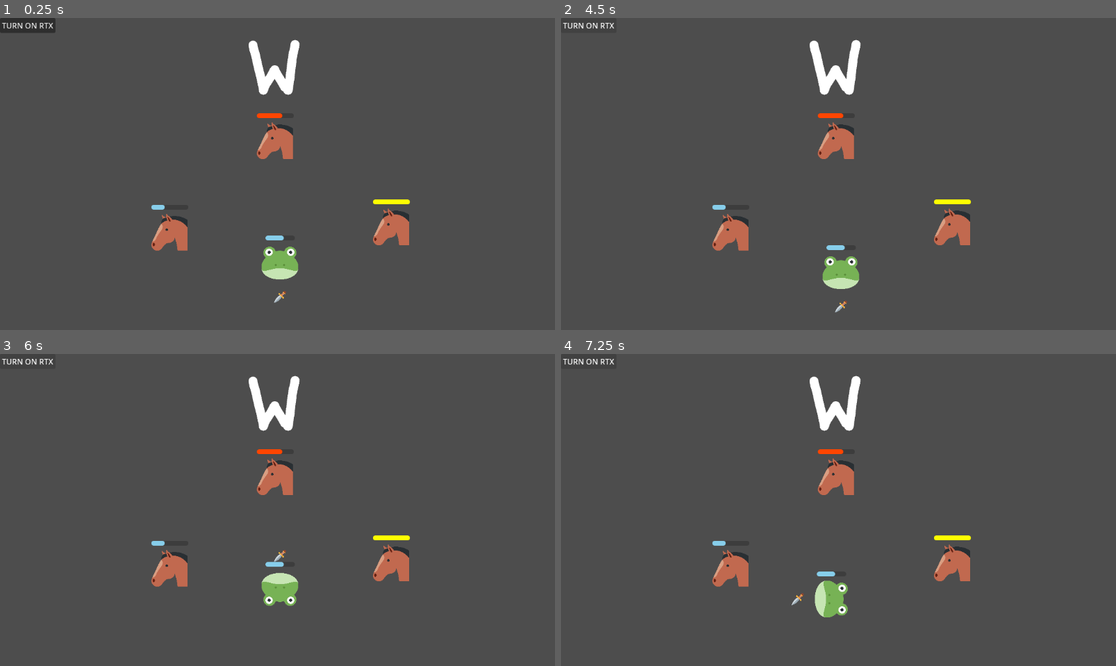
Above: before the commit, frames 1-4 (two rows, left to right).
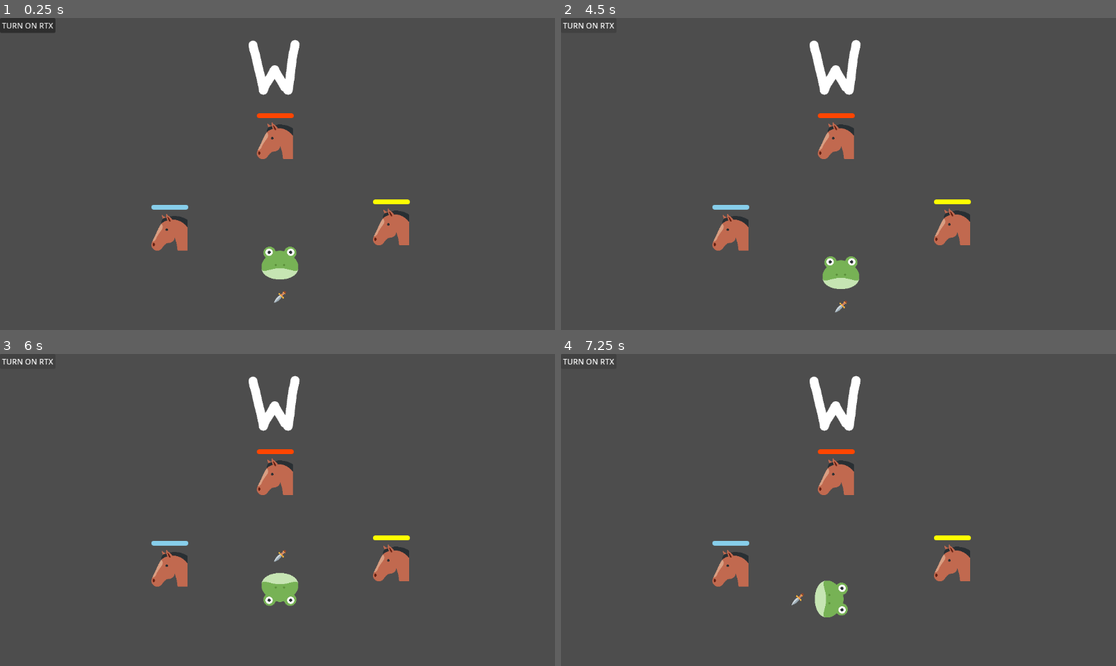
Above: after the commit, the same moments.

Repository: alexcavadora/alex-isaac-implementation
Game: Godot game, scene res://scenes/levels/main_scene.tscn
The game is run twice, just before and just after one commit, with the same random seed, the same clock (stepped at 60 frames per second) and the same inputs. Before the commit the project starts from res://scenes/main_scene.tscn.
Inputs:
- Up to frame 1 (0.25 s): no input
- Up to frame 2 (4.5 s): click "TURN ON RTX" at 0.5 s; click "TURN ON RTX" at 1.25 s; click "TURN ON RTX" at 2 s; tap Enter at 2.75 s; tap A (a_press) at 2.85 s; tap R (reset) at 3.5, 4.25 s; tap D (d_press) at 3.6 s; tap S (s_press) at 4.35 s
- Up to frame 3 (6 s): tap R (reset) at 5, 5.75 s; tap Space (throw) at 5.1 s; tap W (w_press) at 5.85 s
- Up to frame 4 (7.25 s): tap R (reset) at 6.5 s; tap A (a_press) at 6.6 s

The runs differ from the first frame. In frame 1, 0.2% of the frame differs, in the area x 29-53%, y 30-72%; in frame 2, 0.2%; in frame 3, 0.2%, in the area x 29-53%, y 30-69%; in frame 4, 0.2%.

Commit message:
Restructure scenes and update enemy color logic
Moved and renamed scene files for better organization, splitting enemies into color-specific scenes and relocating player, projectile, and object scenes. Updated references in scripts and scene files to match new paths. Improved documentation in README and clarified color indexing and flag logic. Updated main scene structure to use new enemy variants.

Diff:
--- a/project.godot
+++ b/project.godot
@@ -14,6 +14,18 @@
 run/main_scene="uid://c2jd5qrpsg4ch"
 config/features=PackedStringArray("4.4", "Forward Plus")
 config/icon="res://icon.svg"
+
+[file_customization]
+
+folder_colors={
+"res://resources/models/": "yellow",
+"res://resources/sprites/": "red",
+"res://scenes/characters/": "green",
+"res://scenes/components/": "gray",
+"res://scenes/levels/": "purple",
+"res://scenes/objects/": "orange",
+"res://scripts/": "gray"
+}
 
 [input]
 
--- /dev/null
+++ b/scenes/characters/color_enemy/blue_enemy.tscn
@@ -0,0 +1,54 @@
+[gd_scene load_steps=7 format=3 uid="uid://hw8f2a1cimd2"]
+
+[ext_resource type="Script" uid="uid://cbed5jh41q12y" path="res://scripts/characters/enemy.gd" id="1_teqkn"]
+[ext_resource type="PackedScene" uid="uid://csnaae5ardb3a" path="res://scenes/components/health_component.tscn" id="2_ykhcx"]
+[ext_resource type="Texture2D" uid="uid://4nhd36iisnkx" path="res://resources/sprites/entities/enemy.png" id="3_v1cql"]
+[ext_resource type="PackedScene" uid="uid://ctpib5py0hd2d" path="res://scenes/components/hurtbox_component.tscn" id="4_p7g30"]
+
+[sub_resource type="StyleBoxFlat" id="StyleBoxFlat_bsqqq"]
+content_margin_left = 2.0
+content_margin_top = 2.0
+content_margin_right = 2.0
+content_margin_bottom = 2.0
+bg_color = Color(1, 0, 0, 1)
+corner_radius_top_left = 6
+corner_radius_top_right = 6
+corner_radius_bottom_right = 6
+corner_radius_bottom_left = 6
+corner_detail = 6
+
+[sub_resource type="CircleShape2D" id="CircleShape2D_pe25n"]
+radius = 31.0161
+
+[node name="BlueEnemy" type="StaticBody2D"]
+script = ExtResource("1_teqkn")
+metadata/_custom_type_script = "uid://cbed5jh41q12y"
+
+[node name="HealthComponent" parent="." instance=ExtResource("2_ykhcx")]
+position = Vector2(0, -29)
+max_hp = 3.0
+hp = 3.0
+
+[node name="HealthBar" parent="HealthComponent" index="0"]
+offset_left = -37.0
+offset_top = -28.0
+offset_right = 40.0
+theme_override_styles/fill = SubResource("StyleBoxFlat_bsqqq")
+max_value = 3.0
+value = 3.0
+metadata/_edit_use_anchors_ = true
+
+[node name="Enemy" type="Sprite2D" parent="."]
+scale = Vector2(0.15, 0.15)
+texture = ExtResource("3_v1cql")
+
+[node name="HurtboxComponent" parent="." node_paths=PackedStringArray("health_comp") instance=ExtResource("4_p7g30")]
+health_comp = NodePath("../HealthComponent")
+can_get_hit = true
+
+[node name="PhysicsCollisionShape" type="CollisionShape2D" parent="."]
+position = Vector2(6, 5)
+shape = SubResource("CircleShape2D_pe25n")
+
+[editable path="HealthComponent"]
+[editable path="HurtboxComponent"]
--- a/scenes/enemy.tscn
+++ b/scenes/characters/color_enemy/enemy.tscn
@@ -35,20 +35,18 @@
 theme_override_styles/fill = SubResource("StyleBoxFlat_4ra3w")
 max_value = 3.0
 value = 3.0
+metadata/_edit_use_anchors_ = true
 
 [node name="Enemy" type="Sprite2D" parent="."]
 scale = Vector2(0.15, 0.15)
 texture = ExtResource("2_4ra3w")
 
 [node name="HurtboxComponent" parent="." node_paths=PackedStringArray("health_comp") instance=ExtResource("4_5uy6h")]
+position = Vector2(6, 4)
 health_comp = NodePath("../HealthComponent")
 can_get_hit = true
 
-[node name="CollisionShape2D" parent="HurtboxComponent" index="0"]
-position = Vector2(7, 5)
-debug_color = Color(0, 0.58835, 0.677189, 0.419608)
-
-[node name="CollisionShape2D" type="CollisionShape2D" parent="."]
+[node name="PhysicsCollisionShape" type="CollisionShape2D" parent="."]
 position = Vector2(6, 5)
 shape = SubResource("CircleShape2D_4ra3w")
 
--- /dev/null
+++ b/scenes/characters/color_enemy/red_enemy.tscn
@@ -0,0 +1,55 @@
+[gd_scene load_steps=7 format=3 uid="uid://dxsttixwcduro"]
+
+[ext_resource type="Script" uid="uid://cbed5jh41q12y" path="res://scripts/characters/enemy.gd" id="1_qqy3e"]
+[ext_resource type="PackedScene" uid="uid://csnaae5ardb3a" path="res://scenes/components/health_component.tscn" id="2_6e7mc"]
+[ext_resource type="Texture2D" uid="uid://4nhd36iisnkx" path="res://resources/sprites/entities/enemy.png" id="3_6f2xw"]
+[ext_resource type="PackedScene" uid="uid://ctpib5py0hd2d" path="res://scenes/components/hurtbox_component.tscn" id="4_mnkqy"]
+
+[sub_resource type="StyleBoxFlat" id="StyleBoxFlat_bsqqq"]
+content_margin_left = 2.0
+content_margin_top = 2.0
+content_margin_right = 2.0
+content_margin_bottom = 2.0
+bg_color = Color(1, 0, 0, 1)
+corner_radius_top_left = 6
+corner_radius_top_right = 6
+corner_radius_bottom_right = 6
+corner_radius_bottom_left = 6
+corner_detail = 6
+
+[sub_resource type="CircleShape2D" id="CircleShape2D_pe25n"]
+radius = 31.0161
+
+[node name="RedEnemy" type="StaticBody2D"]
+script = ExtResource("1_qqy3e")
+metadata/_custom_type_script = "uid://cbed5jh41q12y"
+
+[node name="HealthComponent" parent="." instance=ExtResource("2_6e7mc")]
+position = Vector2(0, -29)
+max_hp = 3.0
+hp = 3.0
+color_idx = 1
+
+[node name="HealthBar" parent="HealthComponent" index="0"]
+offset_left = -37.0
+offset_top = -28.0
+offset_right = 40.0
+theme_override_styles/fill = SubResource("StyleBoxFlat_bsqqq")
+max_value = 3.0
+value = 3.0
+metadata/_edit_use_anchors_ = true
+
+[node name="Enemy" type="Sprite2D" parent="."]
+scale = Vector2(0.15, 0.15)
+texture = ExtResource("3_6f2xw")
+
+[node name="HurtboxComponent" parent="." node_paths=PackedStringArray("health_comp") instance=ExtResource("4_mnkqy")]
+health_comp = NodePath("../HealthComponent")
+can_get_hit = true
+
+[node name="PhysicsCollisionShape" type="CollisionShape2D" parent="."]
+position = Vector2(6, 5)
+shape = SubResource("CircleShape2D_pe25n")
+
+[editable path="HealthComponent"]
+[editable path="HurtboxComponent"]
--- /dev/null
+++ b/scenes/characters/color_enemy/yellow_enemy.tscn
@@ -0,0 +1,55 @@
+[gd_scene load_steps=7 format=3 uid="uid://kj61xvi3fkf"]
+
+[ext_resource type="Script" uid="uid://cbed5jh41q12y" path="res://scripts/characters/enemy.gd" id="1_8ykkw"]
+[ext_resource type="PackedScene" uid="uid://csnaae5ardb3a" path="res://scenes/components/health_component.tscn" id="2_jc7ea"]
+[ext_resource type="Texture2D" uid="uid://4nhd36iisnkx" path="res://resources/sprites/entities/enemy.png" id="3_dpbhb"]
+[ext_resource type="PackedScene" uid="uid://ctpib5py0hd2d" path="res://scenes/components/hurtbox_component.tscn" id="4_d3ecd"]
+
+[sub_resource type="StyleBoxFlat" id="StyleBoxFlat_bsqqq"]
+content_margin_left = 2.0
+content_margin_top = 2.0
+content_margin_right = 2.0
+content_margin_bottom = 2.0
+bg_color = Color(1, 0, 0, 1)
+corner_radius_top_left = 6
+corner_radius_top_right = 6
+corner_radius_bottom_right = 6
+corner_radius_bottom_left = 6
+corner_detail = 6
+
+[sub_resource type="CircleShape2D" id="CircleShape2D_pe25n"]
+radius = 31.0161
+
+[node name="YellowEnemy" type="StaticBody2D"]
+script = ExtResource("1_8ykkw")
+metadata/_custom_type_script = "uid://cbed5jh41q12y"
+
+[node name="HealthComponent" parent="." instance=ExtResource("2_jc7ea")]
+position = Vector2(0, -29)
+max_hp = 3.0
+hp = 3.0
+color_idx = 2
+
+[node name="HealthBar" parent="HealthComponent" index="0"]
+offset_left = -37.0
+offset_top = -28.0
+offset_right = 40.0
+theme_override_styles/fill = SubResource("StyleBoxFlat_bsqqq")
+max_value = 3.0
+value = 3.0
+metadata/_edit_use_anchors_ = true
+
+[node name="Enemy" type="Sprite2D" parent="."]
+scale = Vector2(0.15, 0.15)
+texture = ExtResource("3_dpbhb")
+
+[node name="HurtboxComponent" parent="." node_paths=PackedStringArray("health_comp") instance=ExtResource("4_d3ecd")]
+health_comp = NodePath("../HealthComponent")
+can_get_hit = true
+
+[node name="PhysicsCollisionShape" type="CollisionShape2D" parent="."]
+position = Vector2(6, 5)
+shape = SubResource("CircleShape2D_pe25n")
+
+[editable path="HealthComponent"]
+[editable path="HurtboxComponent"]
--- a/scenes/player.tscn
+++ b/scenes/characters/player/player.tscn
@@ -13,7 +13,7 @@
 [node name="Player" type="CharacterBody2D"]
 script = ExtResource("1_g2els")
 
-[node name="CollisionShape" type="CollisionShape2D" parent="."]
+[node name="PhysicsShape" type="CollisionShape2D" parent="."]
 position = Vector2(-0.5, 0.5)
 shape = SubResource("RectangleShape2D_g2els")
 
@@ -22,6 +22,7 @@
 texture = ExtResource("1_3vyb7")
 
 [node name="HealthComponent" parent="." instance=ExtResource("3_dqkch")]
+visible = false
 position = Vector2(0, -62)
 max_hp = 5.0
 hp = 3.0
--- a/scenes/components/hurtbox_component.tscn
+++ b/scenes/components/hurtbox_component.tscn
@@ -8,7 +8,7 @@
 [node name="HurtboxComponent" type="Area2D"]
 script = ExtResource("1_trd8p")
 
-[node name="CollisionShape2D" type="CollisionShape2D" parent="."]
+[node name="AreaShape" type="CollisionShape2D" parent="."]
 shape = SubResource("CircleShape2D_5rxpd")
 debug_color = Color(0.840831, 0.000664974, 0.859728, 0.419608)
 
--- /dev/null
+++ b/scenes/levels/main_scene.tscn
@@ -0,0 +1,45 @@
+[gd_scene load_steps=8 format=3 uid="uid://c2jd5qrpsg4ch"]
+
+[ext_resource type="Script" uid="uid://c4w7hhk7qqjdu" path="res://scripts/scenes/main_scene.gd" id="1_gubc5"]
+[ext_resource type="PackedScene" uid="uid://dju236svsn53k" path="res://scenes/characters/player/player.tscn" id="2_pu3yx"]
+[ext_resource type="PackedScene" uid="uid://cpi8cj7ceqyaw" path="res://scenes/objects/flag.tscn" id="3_gubc5"]
+[ext_resource type="PackedScene" uid="uid://dxsttixwcduro" path="res://scenes/characters/color_enemy/red_enemy.tscn" id="4_fiowe"]
+[ext_resource type="PackedScene" uid="uid://kj61xvi3fkf" path="res://scenes/characters/color_enemy/yellow_enemy.tscn" id="5_quawd"]
+[ext_resource type="PackedScene" uid="uid://hw8f2a1cimd2" path="res://scenes/characters/color_enemy/blue_enemy.tscn" id="6_brv2t"]
+
+[sub_resource type="CircleShape2D" id="CircleShape2D_pu3yx"]
+radius = 56.3205
+
+[node name="MainScene" type="Node2D"]
+script = ExtResource("1_gubc5")
+
+[node name="Player" parent="." instance=ExtResource("2_pu3yx")]
+position = Vector2(581, 509)
+
+[node name="Flag" parent="." instance=ExtResource("3_gubc5")]
+position = Vector2(570, 103)
+
+[node name="Enemies" type="Node2D" parent="."]
+
+[node name="RedEnemy" parent="Enemies" instance=ExtResource("4_fiowe")]
+position = Vector2(570, 255)
+
+[node name="YellowEnemy" parent="Enemies" instance=ExtResource("5_quawd")]
+position = Vector2(811, 434)
+
+[node name="BlueEnemy" parent="Enemies" instance=ExtResource("6_brv2t")]
+position = Vector2(351, 445)
+
+[node name="Area2D" type="Area2D" parent="."]
+position = Vector2(575, 97)
+
+[node name="CollisionShape2D" type="CollisionShape2D" parent="Area2D"]
+shape = SubResource("CircleShape2D_pu3yx")
+
+[node name="RtxButton" type="Button" parent="."]
+offset_right = 8.0
+offset_bottom = 8.0
+text = "TURN ON RTX"
+
+[connection signal="color_queue_updated" from="Player" to="Flag" method="_on_color_queue_updated"]
+[connection signal="pressed" from="RtxButton" to="." method="_on_rtx_button_pressed"]
--- a/scenes/rtx_main_scene.tscn
+++ b/scenes/levels/rtx_main_scene.tscn
@@ -1,7 +1,7 @@
 [gd_scene load_steps=25 format=4 uid="uid://dnn6a8gyvc0t3"]
 
 [ext_resource type="Script" uid="uid://cs4iwlp3hntyw" path="res://scripts/scenes/rtx_main_scene.gd" id="1_2se6k"]
-[ext_resource type="PackedScene" uid="uid://c2jd5qrpsg4ch" path="res://scenes/main_scene.tscn" id="1_sydb3"]
+[ext_resource type="PackedScene" uid="uid://c2jd5qrpsg4ch" path="res://scenes/levels/main_scene.tscn" id="1_sydb3"]
 [ext_resource type="PackedScene" uid="uid://c06gkli5suc1b" path="res://resources/models/rock-flat-grass.fbx" id="2_3ef8q"]
 [ext_resource type="PackedScene" uid="uid://bwhhs1e1untsq" path="res://resources/models/grass-large.fbx" id="2_y00e6"]
 [ext_resource type="PackedScene" uid="uid://dar3judo37iqx" path="res://resources/models/rock-a.fbx" id="3_uafff"]
@@ -486,12 +486,3 @@
 [editable path="Sprite3D/SubViewport/MainScene"]
 [editable path="Sprite3D/SubViewport/MainScene/Player"]
 [editable path="Sprite3D/SubViewport/MainScene/Player/HealthComponent"]
-[editable path="Sprite3D/SubViewport/MainScene/Enemies/EnemyBlue"]
-[editable path="Sprite3D/SubViewport/MainScene/Enemies/EnemyBlue/HealthComponent"]
-[editable path="Sprite3D/SubViewport/MainScene/Enemies/EnemyBlue/HurtboxComponent"]
-[editable path="Sprite3D/SubViewport/MainScene/Enemies/EnemyRed"]
-[editable path="Sprite3D/SubViewport/MainScene/Enemies/EnemyRed/HealthComponent"]
-[editable path="Sprite3D/SubViewport/MainScene/Enemies/EnemyRed/HurtboxComponent"]
-[editable path="Sprite3D/SubViewport/MainScene/Enemies/EnemyYellow2"]
-[editable path="Sprite3D/SubViewport/MainScene/Enemies/EnemyYellow2/HealthComponent"]
-[editable path="Sprite3D/SubViewport/MainScene/Enemies/EnemyYellow2/HurtboxComponent"]
--- a/scenes/main_scene.tscn
+++ /dev/null
@@ -1,108 +0,0 @@
-[gd_scene load_steps=9 format=3 uid="uid://c2jd5qrpsg4ch"]
-
-[ext_resource type="PackedScene" uid="uid://db8dgcckifydm" path="res://scenes/enemy.tscn" id="1_7ykc4"]
-[ext_resource type="Script" uid="uid://c4w7hhk7qqjdu" path="res://scripts/scenes/main_scene.gd" id="1_gubc5"]
-[ext_resource type="PackedScene" uid="uid://dju236svsn53k" path="res://scenes/player.tscn" id="2_pu3yx"]
-[ext_resource type="PackedScene" uid="uid://cpi8cj7ceqyaw" path="res://scenes/flag.tscn" id="3_gubc5"]
-
-[sub_resource type="StyleBoxFlat" id="StyleBoxFlat_gubc5"]
-content_margin_left = 2.0
-content_margin_top = 2.0
-content_margin_right = 2.0
-content_margin_bottom = 2.0
-bg_color = Color(0, 0, 0, 1)
-corner_radius_top_left = 6
-corner_radius_top_right = 6
-corner_radius_bottom_right = 6
-corner_radius_bottom_left = 6
-corner_detail = 6
-
-[sub_resource type="StyleBoxFlat" id="StyleBoxFlat_7ykc4"]
-content_margin_left = 2.0
-content_margin_top = 2.0
-content_margin_right = 2.0
-content_margin_bottom = 2.0
-bg_color = Color(1, 1, 0, 1)
-corner_radius_top_left = 6
-corner_radius_top_right = 6
-corner_radius_bottom_right = 6
-corner_radius_bottom_left = 6
-corner_detail = 6
-
-[sub_resource type="StyleBoxFlat" id="StyleBoxFlat_pu3yx"]
-content_margin_left = 2.0
-content_margin_top = 2.0
-content_margin_right = 2.0
-content_margin_bottom = 2.0
-bg_color = Color(1, 0, 0, 1)
-corner_radius_top_left = 6
-corner_radius_top_right = 6
-corner_radius_bottom_right = 6
-corner_radius_bottom_left = 6
-corner_detail = 6
-
-[sub_resource type="CircleShape2D" id="CircleShape2D_pu3yx"]
-radius = 56.3205
-
-[node name="MainScene" type="Node2D"]
-script = ExtResource("1_gubc5")
-
-[node name="Player" parent="." instance=ExtResource("2_pu3yx")]
-position = Vector2(581, 509)
-
-[node name="Flag" parent="." instance=ExtResource("3_gubc5")]
-position = Vector2(570, 103)
-
-[node name="Enemies" type="Node2D" parent="."]
-
-[node name="EnemyBlue" parent="Enemies" instance=ExtResource("1_7ykc4")]
-position = Vector2(351, 445)
-
-[node name="HealthComponent" parent="Enemies/EnemyBlue" index="0"]
-hp = 1.0
-
-[node name="HealthBar" parent="Enemies/EnemyBlue/HealthComponent" index="0"]
-theme_override_styles/fill = SubResource("StyleBoxFlat_gubc5")
-
-[node name="EnemyRed" parent="Enemies" instance=ExtResource("1_7ykc4")]
-position = Vector2(570, 255)
-
-[node name="HealthComponent" parent="Enemies/EnemyRed" index="0"]
-hp = 2.0
-color_idx = 1
-
-[node name="HealthBar" parent="Enemies/EnemyRed/HealthComponent" index="0"]
-theme_override_styles/fill = SubResource("StyleBoxFlat_7ykc4")
-
-[node name="EnemyYellow2" parent="Enemies" instance=ExtResource("1_7ykc4")]
-position = Vector2(811, 434)
-
-[node name="HealthComponent" parent="Enemies/EnemyYellow2" index="0"]
-color_idx = 2
-
-[node name="HealthBar" parent="Enemies/EnemyYellow2/HealthComponent" index="0"]
-theme_override_styles/fill = SubResource("StyleBoxFlat_pu3yx")
-
-[node name="Area2D" type="Area2D" parent="."]
-position = Vector2(575, 97)
-
-[node name="CollisionShape2D" type="CollisionShape2D" parent="Area2D"]
-shape = SubResource("CircleShape2D_pu3yx")
-
-[node name="RtxButton" type="Button" parent="."]
-offset_right = 8.0
-offset_bottom = 8.0
-text = "TURN ON RTX"
-
-[connection signal="color_queue_updated" from="Player" to="Flag" method="_on_color_queue_updated"]
-[connection signal="pressed" from="RtxButton" to="." method="_on_rtx_button_pressed"]
-
-[editable path="Enemies/EnemyBlue"]
-[editable path="Enemies/EnemyBlue/HealthComponent"]
-[editable path="Enemies/EnemyBlue/HurtboxComponent"]
-[editable path="Enemies/EnemyRed"]
-[editable path="Enemies/EnemyRed/HealthComponent"]
-[editable path="Enemies/EnemyRed/HurtboxComponent"]
-[editable path="Enemies/EnemyYellow2"]
-[editable path="Enemies/EnemyYellow2/HealthComponent"]
-[editable path="Enemies/EnemyYellow2/HurtboxComponent"]
--- a/scenes/flag.tscn
+++ b/scenes/objects/flag.tscn
@@ -74,5 +74,5 @@
 [node name="Sprite2D" type="AnimatedSprite2D" parent="."]
 scale = Vector2(0.5, 0.5)
 sprite_frames = SubResource("SpriteFrames_py37q")
-animation = &"purple"
+animation = &"blue"
 autoplay = "white"
--- a/scenes/projectile.tscn
+++ /dev/null
@@ -1,23 +0,0 @@
-[gd_scene load_steps=4 format=3 uid="uid://cmwtogcklr0f0"]
-
-[ext_resource type="Script" uid="uid://m8wljx2lb04b" path="res://scripts/objects/projectile.gd" id="1_q3m7n"]
-[ext_resource type="Texture2D" uid="uid://b8cljx30m6u2h" path="res://resources/sprites/projectiles/projectile.png" id="2_softn"]
-[ext_resource type="PackedScene" uid="uid://cav8w776x5x8y" path="res://scenes/components/hitbox_component.tscn" id="3_softn"]
-
-[node name="Projectile" type="Node2D"]
-script = ExtResource("1_q3m7n")
-rotation_deg = 30.0
-
-[node name="Sprite" type="Sprite2D" parent="."]
-scale = Vector2(0.05, 0.05)
-texture = ExtResource("2_softn")
-
-[node name="HitboxComponent" parent="." instance=ExtResource("3_softn")]
-damages = true
-value = 1.0
-
-[node name="VisibleOnScreenNotifier2D" type="VisibleOnScreenNotifier2D" parent="."]
-rect = Rect2(-20, -20, 40, 40)
-
-[connection signal="area_entered" from="HitboxComponent" to="." method="_on_hitbox_component_area_entered"]
-[connection signal="screen_exited" from="VisibleOnScreenNotifier2D" to="." method="_on_visible_on_screen_notifier_2d_screen_exited"]
--- a/scripts/characters/player.gd
+++ b/scripts/characters/player.gd
@@ -20,6 +20,7 @@
 
 
 func _on_color_hit(color: int):
+	#fifo structure
 	colors_struck.append(color)
 	colors_struck.pop_front()
 	color_queue_updated.emit(colors_struck)
--- a/scripts/components/health_component.gd
+++ b/scripts/components/health_component.gd
@@ -30,7 +30,7 @@
 func _ready() -> void:
 	health_bar.max_value = max_hp
 	health_bar.value = hp
-	color = color_idx + 1 #skip white index to start at blue for consistency with the flag index
+	color = color_idx + 1 #skip white index to start at 1 (blue) for consistency with the flag indexing
 	#print(color)
 	update_fill_color()
 
--- a/scripts/components/throw_component.gd
+++ b/scripts/components/throw_component.gd
@@ -1,7 +1,7 @@
 extends Node2D
 class_name ThrowComponent
 
-const PROJECTILE = preload("res://scenes/projectile.tscn")
+const PROJECTILE = preload("res://scenes/characters/player/projectile.tscn")
 @export var player : Player
 @export var offset : int
 @export var _3d : bool
--- a/scripts/objects/flag.gd
+++ b/scripts/objects/flag.gd
@@ -17,9 +17,6 @@
 	[1, 3]: "green"
 }
 
-#func _process(delta: float) -> void: #realtime debugging
-#	update_color(debug_previous)
-
 func _ready() -> void: #loading a saved state
 	update_color(debug_previous)
 
@@ -33,7 +30,7 @@
 		sprite_2d.play("white")
 		return current_color
 
-	# first color entering (color2) gets duplicated
+	# first ever color entered (color2) gets duplicated to simplify mapping
 	if color1 == 0:
 		color1 = color2
 
Renamed: scenes/Projectile.tscn -> scenes/characters/player/projectile.tscn
Renamed: scenes/health_pickup.tscn -> scenes/objects/health_pickup.tscn
